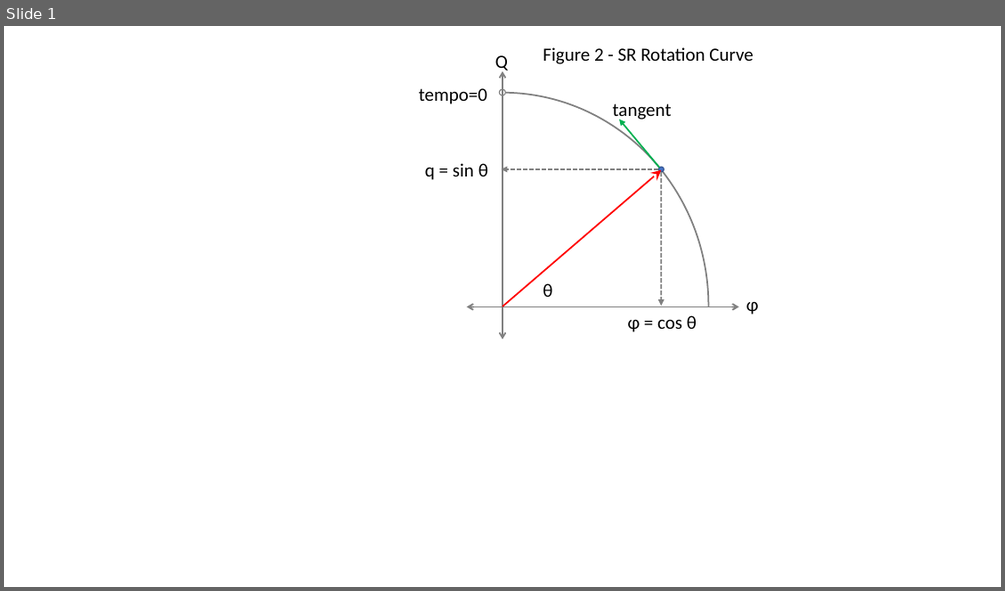
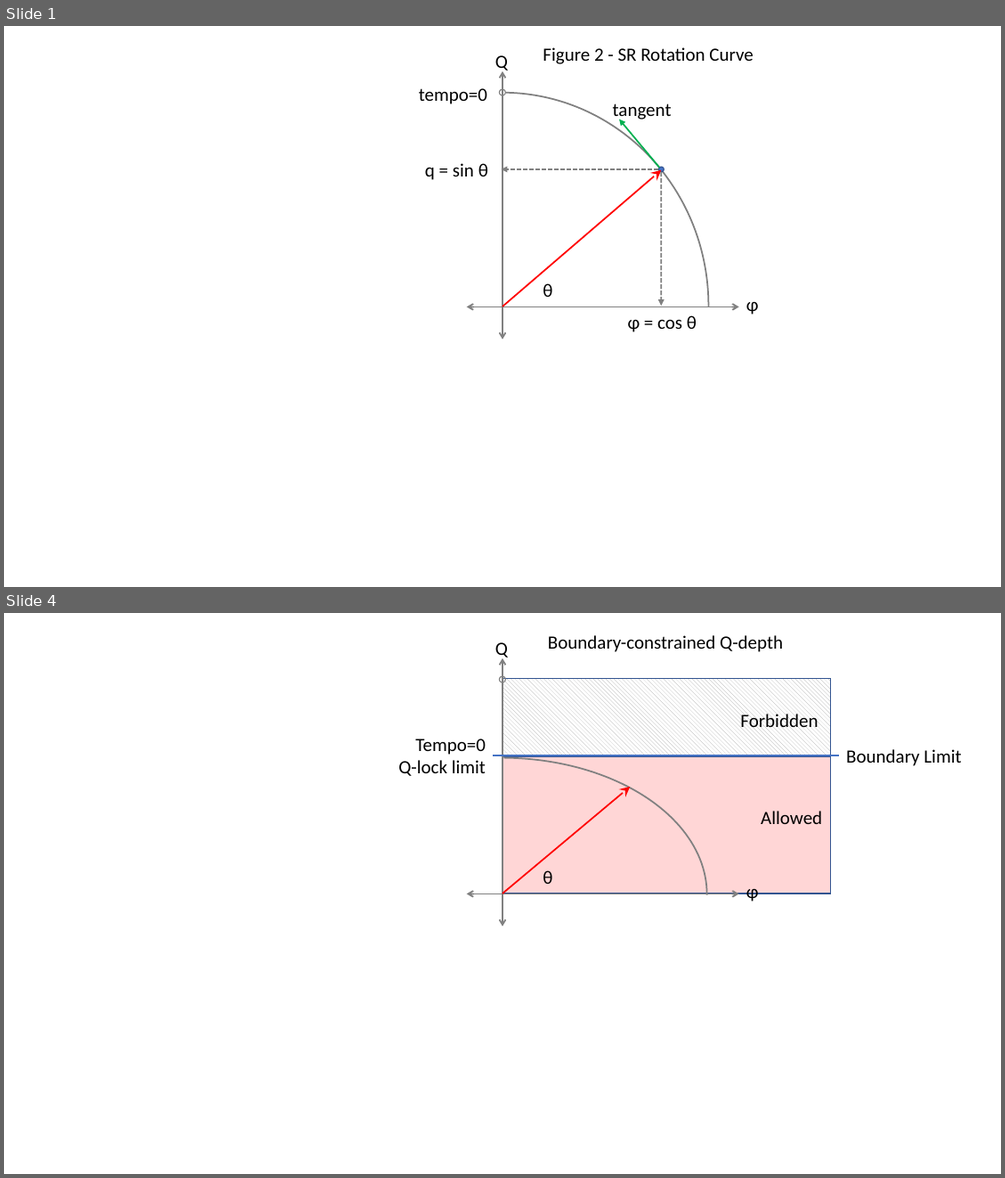
Before and after one commit to Don-Lawn/The-Causal-Domain, a slide deck: docs/figures/new diagrams 3.pptx. Shown one above the other, each under a label of ours: slide 1 before the commit, slides 1 and 4 after it; the slides between them are not shown. The pictures are 1005x591 and 1005x1178 pixels, drawn with LibreOffice and Linux fonts; fonts in the diff are those of the drawing. Boxes give left, top, right and bottom in pixels: in the first picture for what was removed or moved away, otherwise in the second. Text is boxed around its words. In the diff, an @@ line names an element or a change of style, - is before the commit and + after.

```diff
--- a/docs/figures/new diagrams 3.pptx
+++ b/docs/figures/new diagrams 3.pptx
@@ slide 4 added at (4,613,1001,1174), background #FFFFFF @@
@@ group added at (297,635,961,1031): 8 texts, 2 rectangles, 2 double arrows, 1 arc (boxed as its full ellipse), 1 arrow, 1 ellipse, 1 line @@
+θ
+Boundary Limit
+φ
+Q
+Tempo=0
+Q-lock limit
+Boundary-constrained Q-depth
+Forbidden
+Allowed
```
Also in this commit, not shown: 1 slide changed, 16 other slides added, 21 other files.
